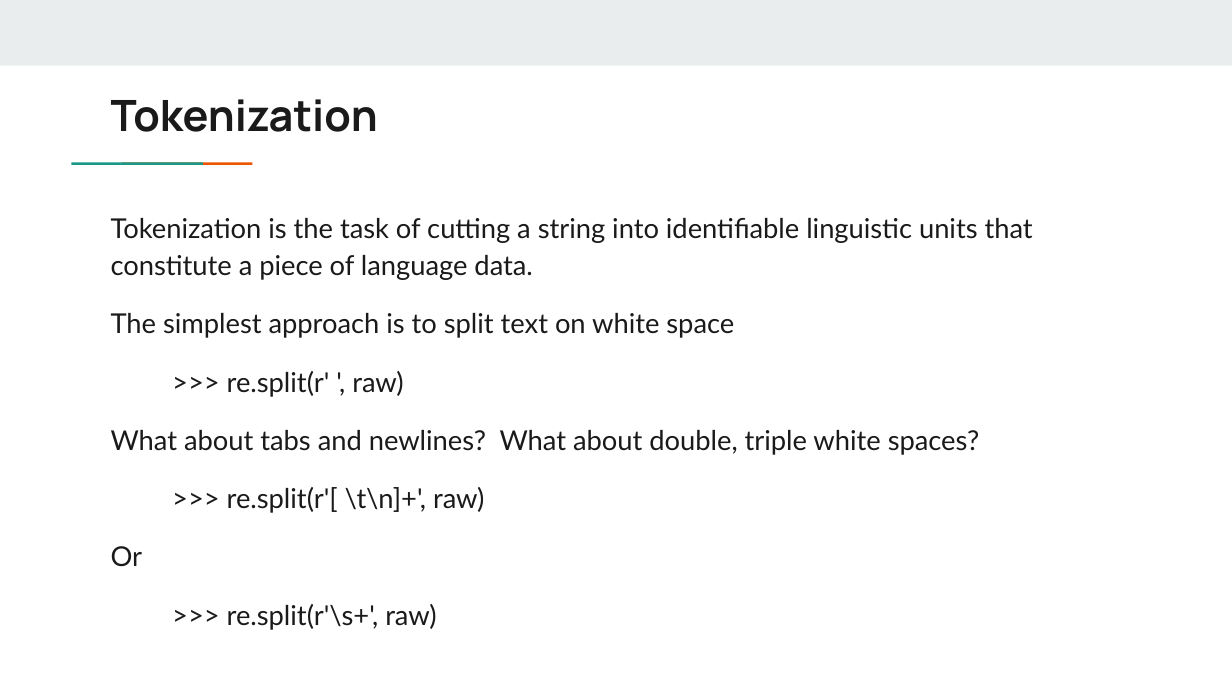
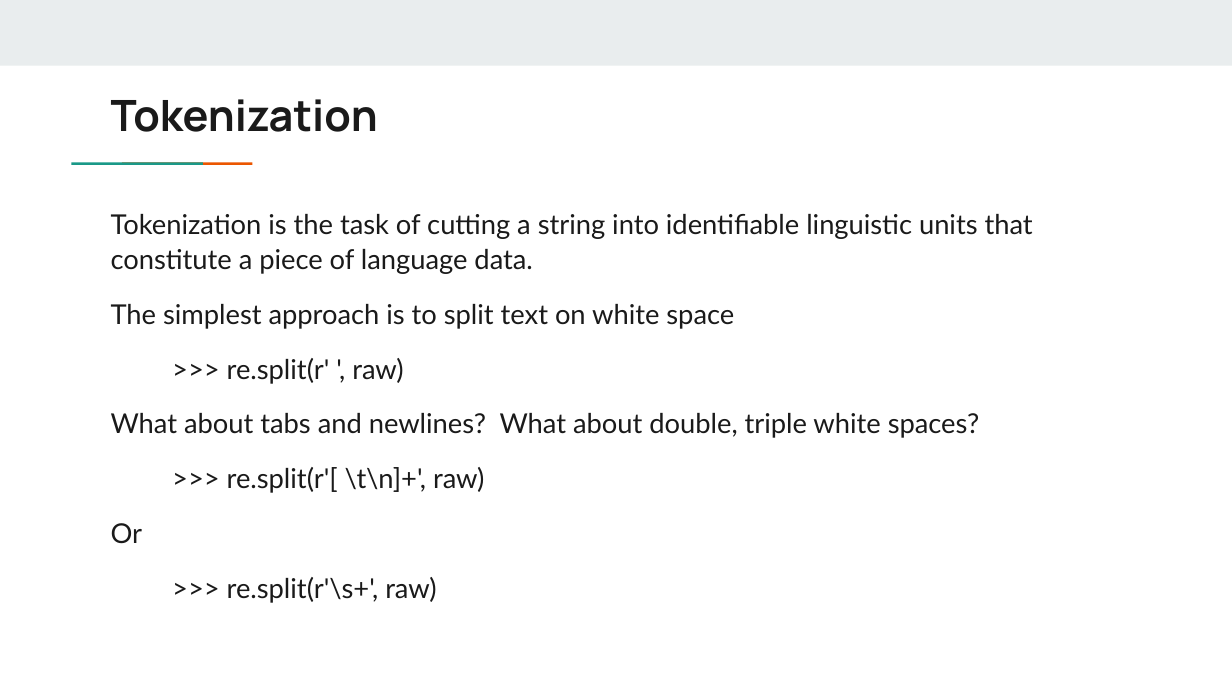
Before and after one commit to EngPeterAtef/NLP_labs, a slide deck: slide 15 of NLP Lab1 Basic Text Processing/Lab 1 Basic Text Processing.pptx. Drawn at 1232x693 pixels with LibreOffice and Linux fonts; fonts in the diff are those of the drawing. Boxes give left, top, right and bottom in pixels: in the first picture for what was removed or moved away, otherwise in the second. Text is boxed around its words. In the diff, an @@ line names an element or a change of style, - is before the commit and + after.

```diff
--- a/NLP Lab1 Basic Text Processing/Lab 1 Basic Text Processing.pptx
+++ b/NLP Lab1 Basic Text Processing/Lab 1 Basic Text Processing.pptx
@@ text "Tokenization is the task of ..." at (x1=111, y1=214, x2=1033, y2=603): line spacing 1.15 to 1.05 @@
```
Also in this commit, not shown: 3 other slides changed, 2 other files.
